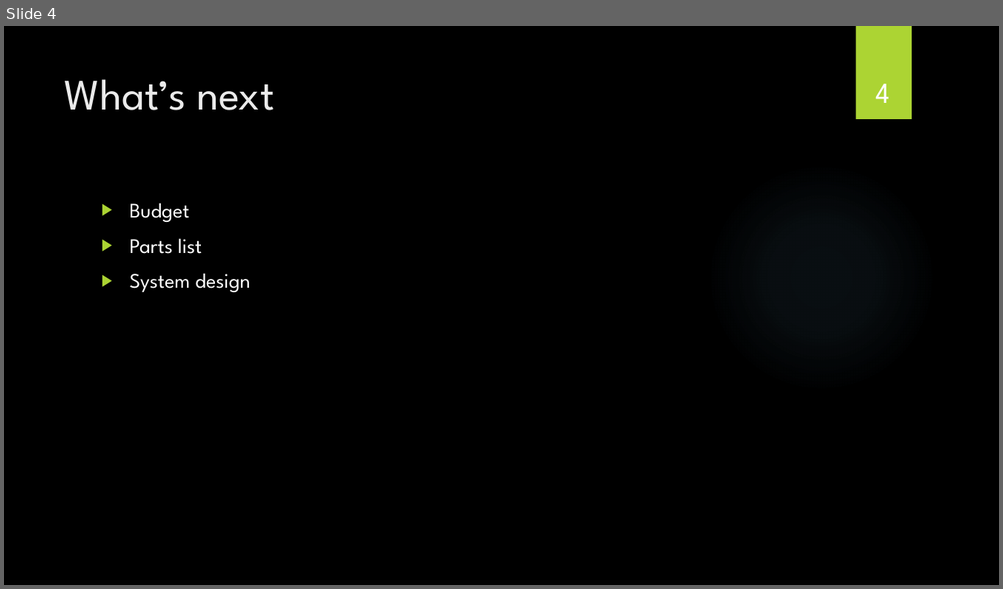
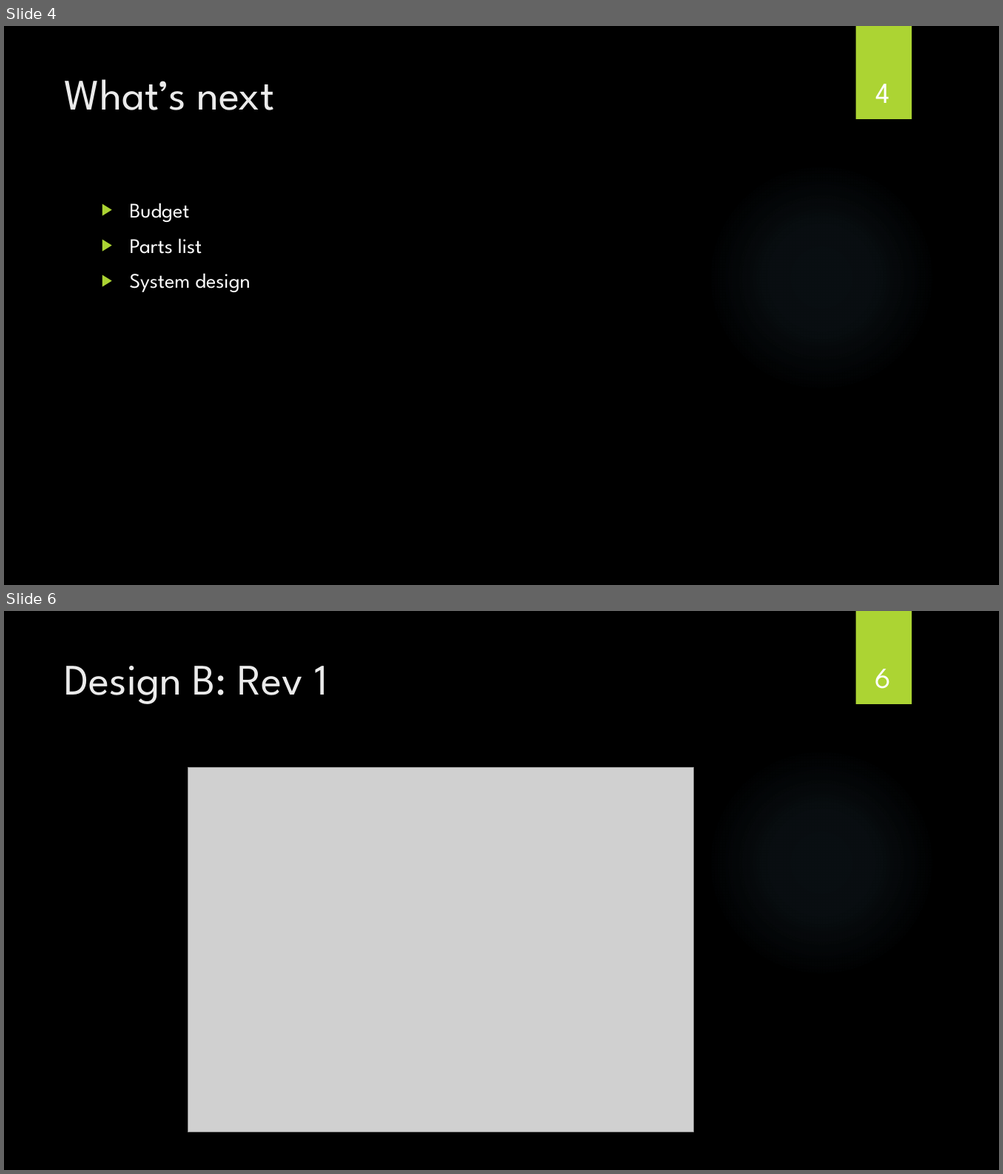
Before and after one commit to powellb1/CapStone, a slide deck: Documentation/Class Presentations/Are We There Yet Progress Report 3.pptx. Shown one above the other, each under a label of ours: slide 4 before the commit, slides 4 and 6 after it; the slides between them are not shown. The pictures are 1003x589 and 1003x1174 pixels, drawn with LibreOffice and Linux fonts; fonts in the diff are those of the drawing; grey boxes stand for pictures; background and template pictures are left out. Boxes give left, top, right and bottom in pixels: in the first picture for what was removed or moved away, otherwise in the second. Text is boxed around its words. In the diff, an @@ line names an element or a change of style, - is before the commit and + after.

```diff
--- a/Documentation/Class Presentations/Are We There Yet Progress Report 3.pptx
+++ b/Documentation/Class Presentations/Are We There Yet Progress Report 3.pptx
@@ slide 6 added at bbox=[4, 611, 999, 1170], background picture (left out); not listed: 2 template elements that a slide beside it also shows @@
@@ title added at bbox=[64, 666, 327, 704], 42 pt, text #EBEBEB @@
+Design B: Rev 1
@@ page number added at bbox=[875, 669, 891, 689], 28 pt, text #FFFFFF @@
+6
@@ picture added at bbox=[188, 767, 694, 1133] @@
```
Also in this commit, not shown: 1 other slide added, 1 other file.
